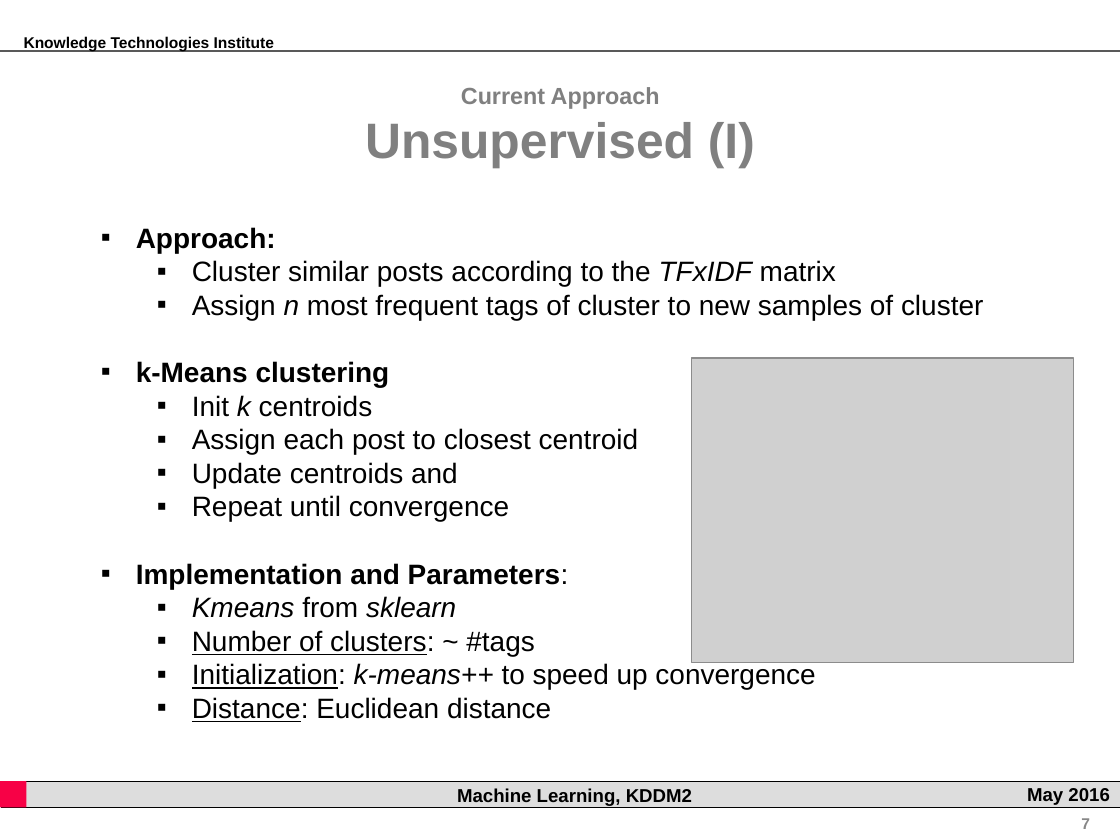
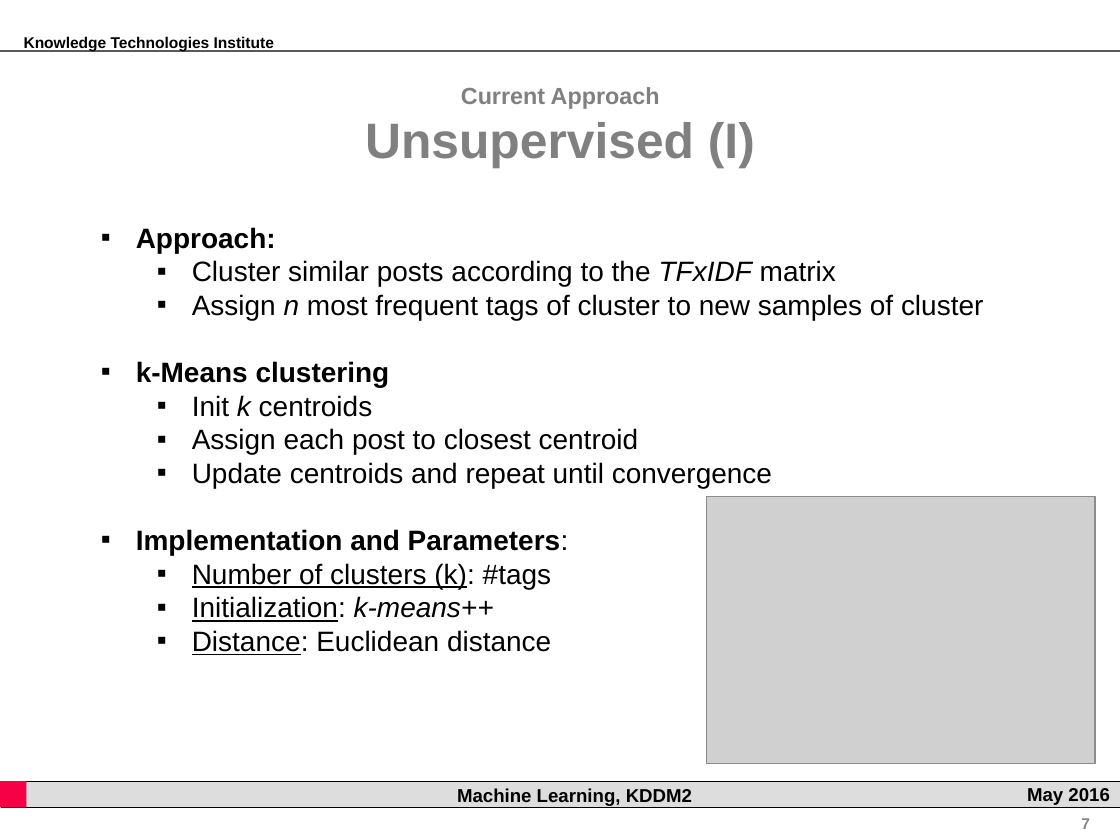
Before and after one commit to rsamer/MLSE, a slide deck: slide 7 of presentation/interim/Presentation.pptx. Drawn at 1120x840 pixels with LibreOffice and Linux fonts; fonts in the diff are those of the drawing; grey boxes stand for pictures; background and template pictures are left out. Boxes give left, top, right and bottom in pixels: in the first picture for what was removed or moved away, otherwise in the second. Text is boxed around its words. In the diff, an @@ line names an element or a change of style, - is before the commit and + after.

```diff
--- a/presentation/interim/Presentation.pptx
+++ b/presentation/interim/Presentation.pptx
@@ text at (192,462,772,488): text changed @@
-  ▪ Update centroids and
-  ▪ Repeat until convergence
+  ▪ Update centroids and repeat until convergence
@@ picture: place and size @@
-picture at (692,358,1074,663)
+picture at (707,496,1095,764)
@@ text at (192,563,551,622): text changed @@
-  ▪ Kmeans from sklearn
-  ▪ Number of clusters: ~ #tags
-  ▪ Initialization: k-means++ to speed up convergence
+  ▪ Number of clusters (k): #tags
+  ▪ Initialization: k-means++
```
Also in this commit, not shown: 5 other slides changed.
